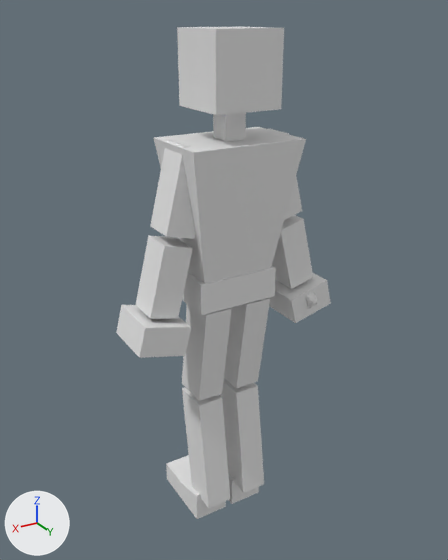
An edit to the FBX model Project/Assets/Prototype/Models/TheChosenOne01.fbx, drawn before and after from the same camera.
Before and after are seen from a camera (50 mm lens) standing at (1.01, 1.65, 1.81) and looking at (-0.18, -0.34, 0.81). Every picture has the same lights, and +X, +Y and +Z are marked at lower left. Where no turn or scale is listed for an object, it has been applied to the vertices.

In view in the first picture: 'TheChosenOne'.
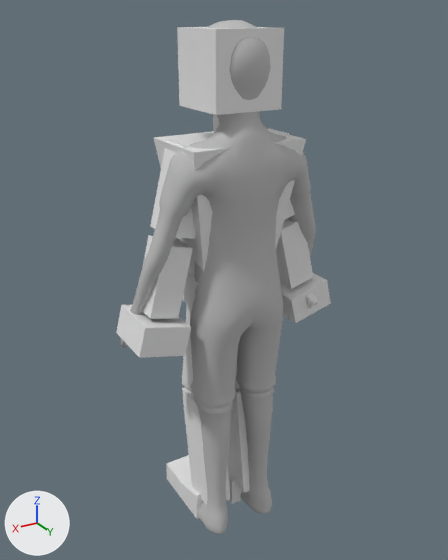
Location of each change, (x1, y1, x2, y2) in pixels of the pictures (448 x 560 px):
'Low_Poly', added: after (121, 20, 316, 534)

Diff of the bpy script that builds the scene:
```diff
--- a/Project/Assets/Prototype/Models/TheChosenOne01.fbx.py
+++ b/Project/Assets/Prototype/Models/TheChosenOne01.fbx.py
@@ mat_low_poly @@
+mat_low_poly = principled_material('Low_Poly')
+mat_low_poly.base_color = (0.5, 0.5, 0.5)  # grey #bcbcbc
+mat_low_poly.roughness = 1.0
@@ me_low_poly @@
+me_low_poly.from_pydata(...)  # 2744 vertices, 2754 faces; spans x -0.37..0.37, y -0.12..0.17, z 0.0..1.79
+me_low_poly.materials.append(mat_low_poly)  # grey #bcbcbc
@@ ob_low_poly @@
+ob_low_poly = bpy.data.objects.new('Low_Poly', me_low_poly)
+ob_low_poly.location = (0.0, 0.0, 0.0)
```
